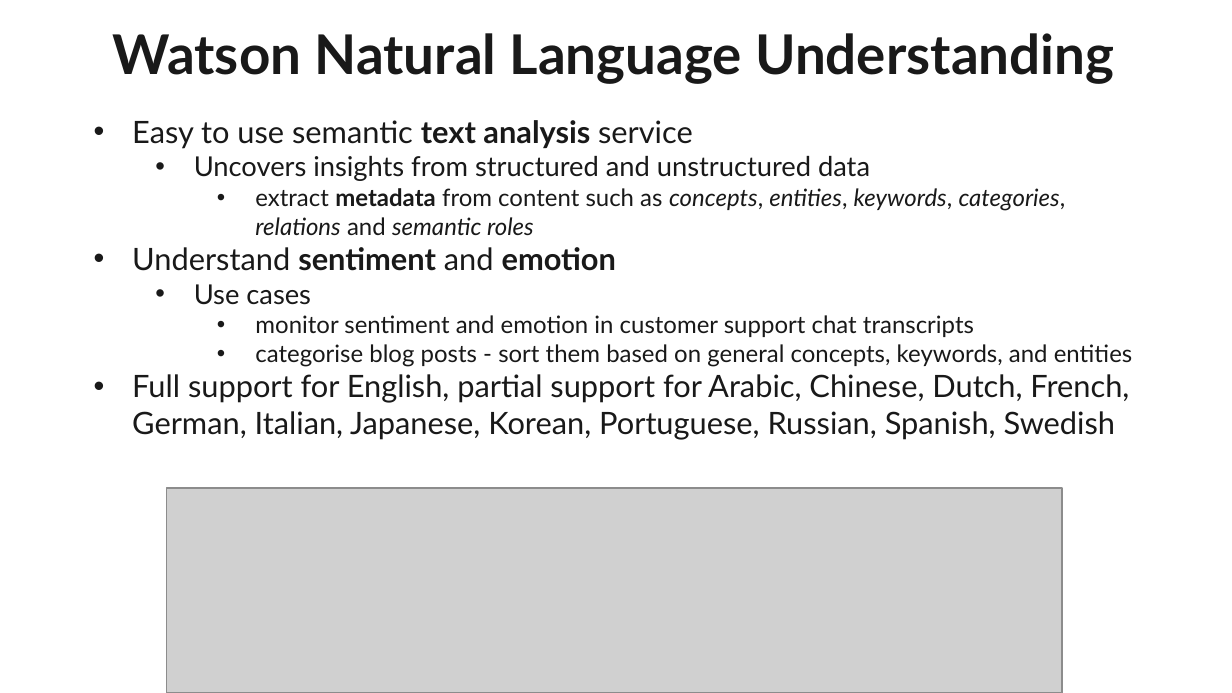
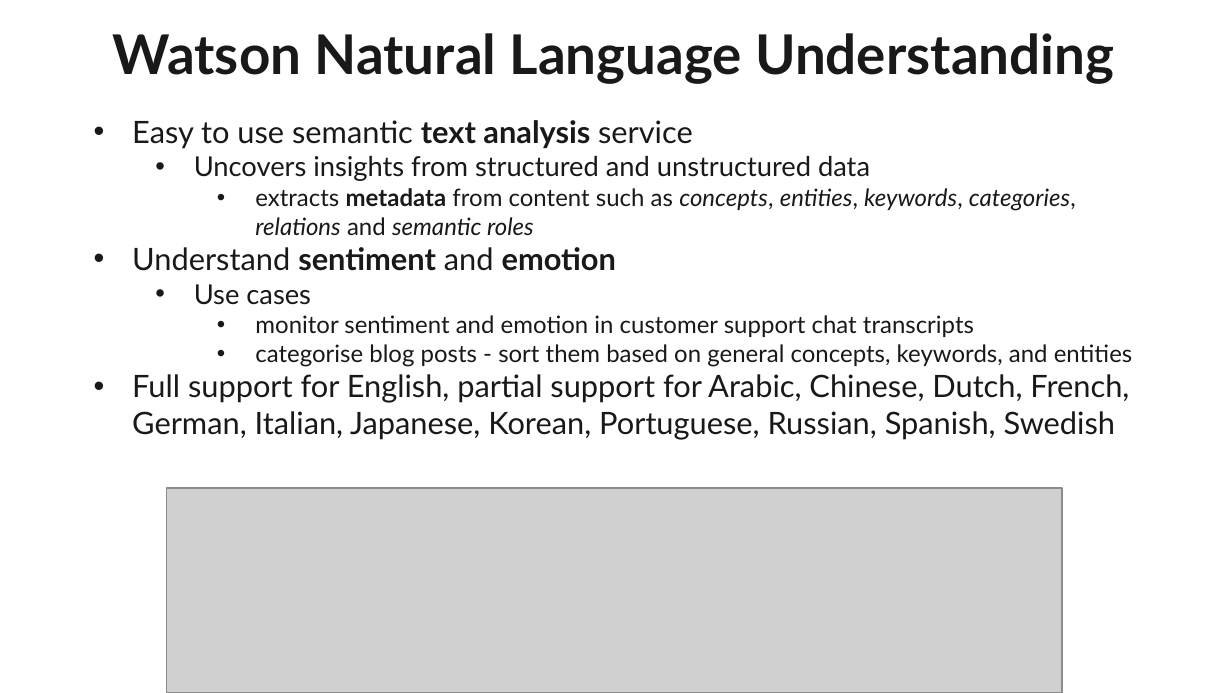
Before and after one commit to garyrwilson/Watson-Cognitive-Labs, a slide deck: slide 10 of 2-Extended/Cognitive Lab 2 - Chatbot Extended.pptx. Drawn at 1232x693 pixels with LibreOffice and Linux fonts; fonts in the diff are those of the drawing; grey boxes stand for pictures; background and template pictures are left out. Boxes give left, top, right and bottom in pixels: in the first picture for what was removed or moved away, otherwise in the second. Text is boxed around its words. In the diff, an @@ line names an element or a change of style, - is before the commit and + after.

```diff
--- a/2-Extended/Cognitive Lab 2 - Chatbot Extended.pptx
+++ b/2-Extended/Cognitive Lab 2 - Chatbot Extended.pptx
@@ text at [255, 188, 1076, 235]: text changed @@
-    • extract metadata from content such as concepts, entities, keywords, categories, relations and semantic roles
+    • extracts metadata from content such as concepts, entities, keywords, categories, relations and semantic roles
```
Also in this commit, not shown: 5 other files.
